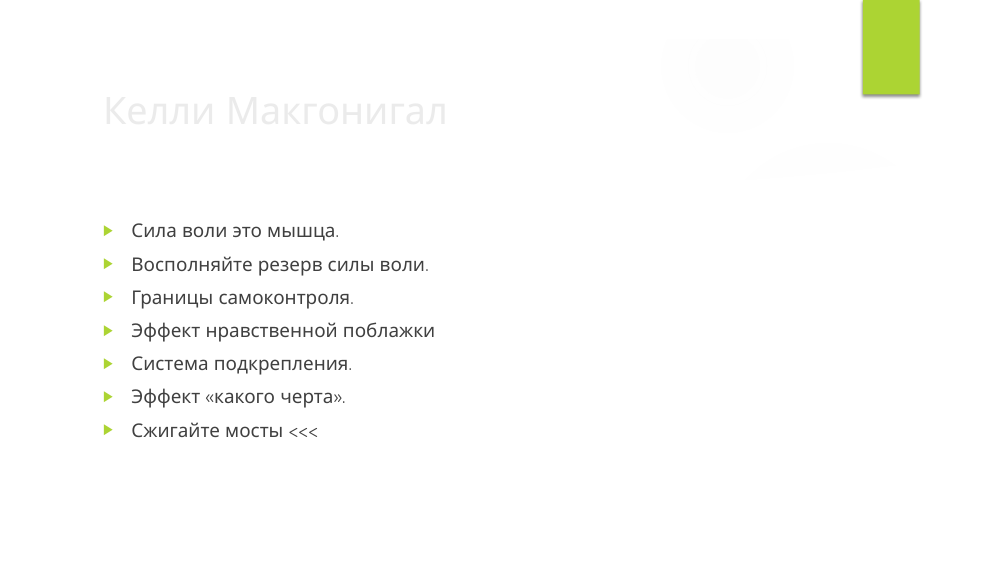
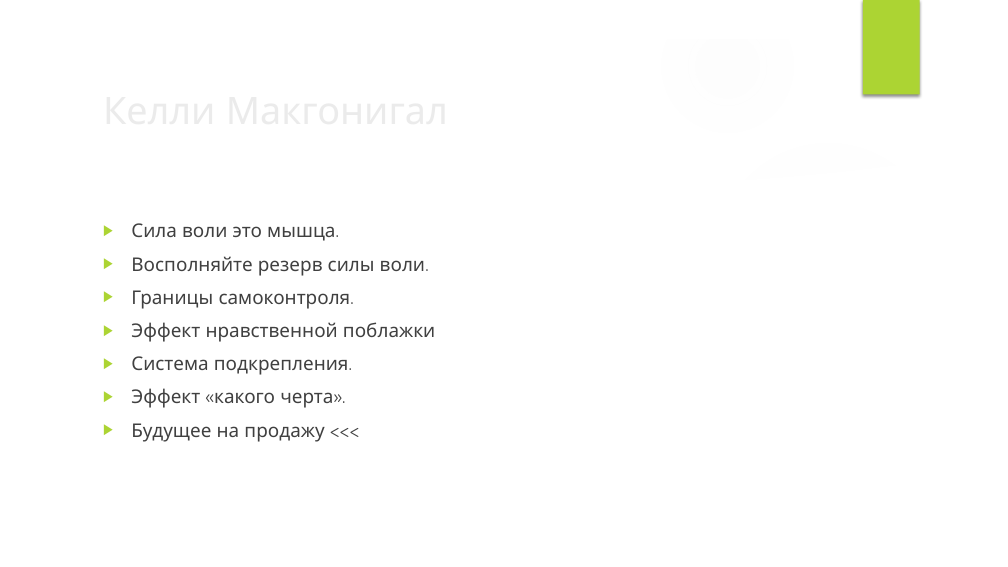
Before and after one commit to VladimirMakarevich/presentations, a slide deck: slide 35 of softskills/willpower/willpower.pptx. Drawn at 1008x567 pixels with LibreOffice and Linux fonts; fonts in the diff are those of the drawing; background and template pictures are left out. Boxes give left, top, right and bottom in pixels: in the first picture for what was removed or moved away, otherwise in the second. Text is boxed around its words. In the diff, an @@ line names an element or a change of style, - is before the commit and + after.

```diff
--- a/softskills/willpower/willpower.pptx
+++ b/softskills/willpower/willpower.pptx
@@ text at (x1=131, y1=423, x2=324, y2=442): text changed @@
-▶ Сжигайте мосты <<<
+▶ Будущее на продажу <<<
```
Also in this commit, not shown: 2 other slides changed, 1 slide added.
